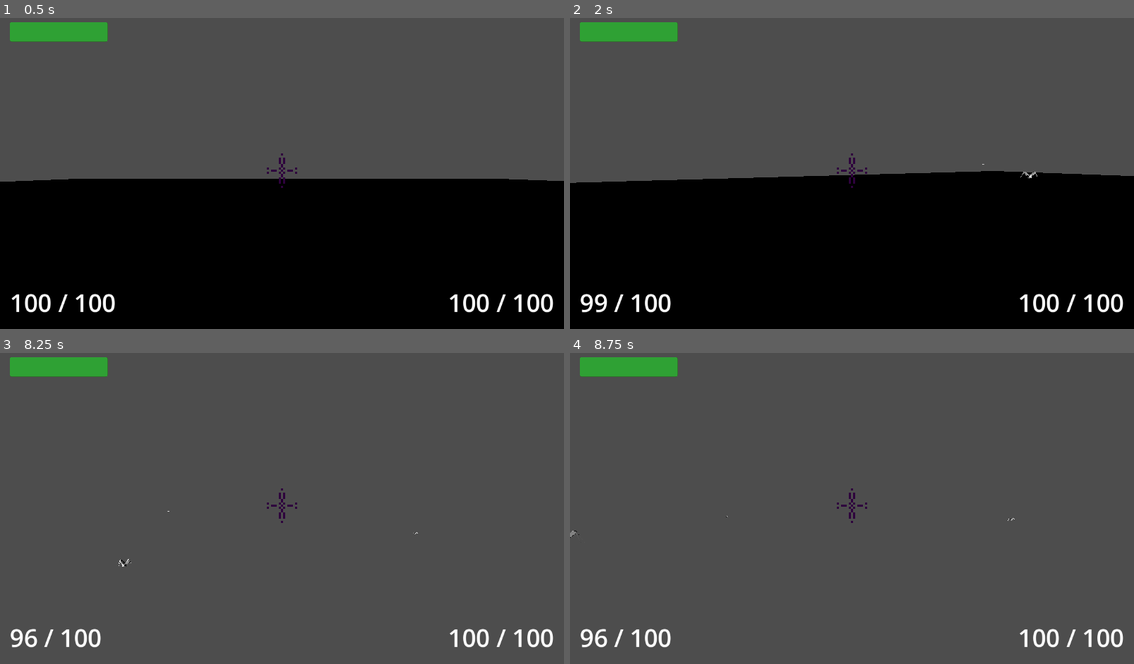
Above: before the commit, frames 1-4 (two rows, left to right).
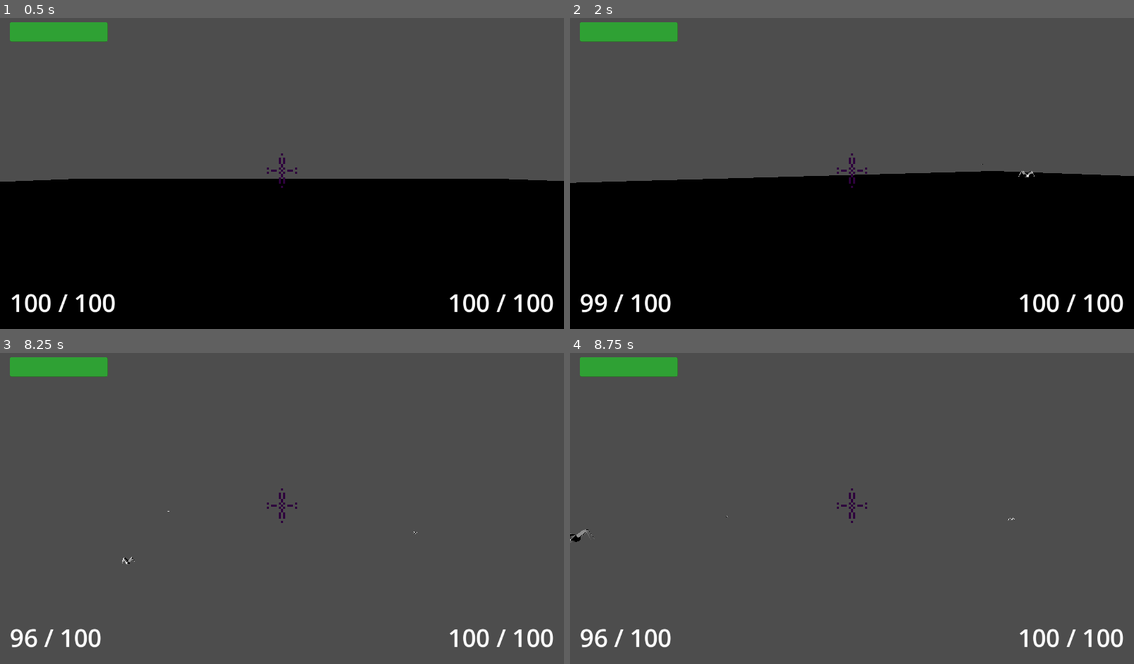
Above: after the commit, the same moments.

Repository: Bubullzz/CodeName-MegaKill
Game: Godot game, scene res://scenes/base.tscn
The game is run twice, just before and just after one commit, with the same random seed, the same clock (stepped at 60 frames per second) and the same inputs.
Inputs (mouse positions are in pixels of both pictures, inside the frame that each line leads up to):
- Up to frame 1 (0.5 s): no input
- Up to frame 2 (2 s): tap Enter at 0.5 s; move the mouse to (846, 176) at 0.52 s; hold 0 0.53-1.28 s; hold Up (ui_up) from 0.53 s (still down); click (846, 176) at 0.67 s; tap Space (jump) at 0.77, 1.52 s; move the mouse to (891, 173) at 1.27 s; tap 1 at 1.35 s
- Up to frame 3 (8.25 s): move the mouse to (236, 502) at 2.02 s; hold 0 2.03-2.78 s; move the mouse to (287, 505) at 2.77 s; release Up (ui_up) at 2.78 s; hold Left (ui_left) 2.78-3.53 s; tap 1 every 1.5 s from 2.85 to 7.35 s; click (287, 505) at 2.92 s; tap Space (jump) at 3.02, 3.77, 4.52, 5, 6.02, 6.77, 7.25, 7.52 s; move the mouse to (259, 499) at 3.52 s; hold 0 3.53-4.28 s; hold Up (ui_up) 3.53-5.78 s; move the mouse to (310, 505) at 4.27 s; move the mouse to (253, 508) at 5.02 s; hold 0 5.03-5.78 s; click (253, 508) at 5.17 s; tap Enter at 5.75, 8 s; move the mouse to (293, 499) at 5.77 s; hold Right (ui_right) 5.78-6.53 s; move the mouse to (276, 511) at 6.52 s; hold 0 6.53-7.28 s; hold Up (ui_up) from 6.53 s (still down); move the mouse to (321, 508) at 7.27 s; click (321, 508) at 7.42 s; move the mouse to (236, 502) at 8.02 s; hold 0 from 8.03 s (still down)
- Up to frame 4 (8.75 s): keep holding Up (ui_up); keep holding 0

Frame 1 is identical in both runs. In frame 2, less than 0.1% of the frame differs, in the area x 72-83%, y 46-52%; in frame 3, less than 0.1%; in frame 4, less than 0.1%, in the area x 0-79%, y 52-61%.

Commit message:
added health componenent and target player component

Diff:
--- /dev/null
+++ b/scenes/components/health_component.tscn
@@ -0,0 +1,6 @@
+[gd_scene format=3 uid="uid://6kidyj4l8eoy"]
+
+[ext_resource type="Script" uid="uid://bd74ox5l6shpo" path="res://scripts/health_component.gd" id="1_2wcl1"]
+
+[node name="HealthComponent" type="Node" unique_id=1129988656]
+script = ExtResource("1_2wcl1")
--- /dev/null
+++ b/scenes/components/target_player_component.tscn
@@ -0,0 +1,6 @@
+[gd_scene format=3 uid="uid://b21j6hh7458a3"]
+
+[ext_resource type="Script" uid="uid://dmods3rgsrwlj" path="res://scripts/target_player_component.gd" id="1_6paw2"]
+
+[node name="TargetPlayerComponent" type="Node3D" unique_id=739288033]
+script = ExtResource("1_6paw2")
--- a/scenes/goon.tscn
+++ b/scenes/goon.tscn
@@ -5,6 +5,8 @@
 [ext_resource type="Script" uid="uid://7816wniw5cle" path="res://scripts/weakspot_hurtbox.gd" id="3_xrt3b"]
 [ext_resource type="PackedScene" uid="uid://cwmysuopjcerq" path="res://assets/Spider_incroyable.glb" id="4_lvo0j"]
 [ext_resource type="Script" uid="uid://suy82x121iat" path="res://scripts/move_component.gd" id="5_ovaai"]
+[ext_resource type="Script" uid="uid://bd74ox5l6shpo" path="res://scripts/health_component.gd" id="6_23mmg"]
+[ext_resource type="PackedScene" uid="uid://b21j6hh7458a3" path="res://scenes/components/target_player_component.tscn" id="7_23mmg"]
 
 [sub_resource type="BoxShape3D" id="BoxShape3D_32l3e"]
 
@@ -52,3 +54,10 @@
 script = ExtResource("5_ovaai")
 body = NodePath("..")
 metadata/_custom_type_script = "uid://suy82x121iat"
+
+[node name="HealthComponent" type="Node" parent="." unique_id=1751233331]
+script = ExtResource("6_23mmg")
+metadata/_custom_type_script = "uid://bd74ox5l6shpo"
+
+[node name="TargetPlayerComponent" parent="." unique_id=739288033 instance=ExtResource("7_23mmg")]
+transform = Transform3D(-4.371139e-08, 0, -1, 0, 1, 0, 1, 0, -4.371139e-08, 0, 0, 0)
--- a/scripts/goon.gd
+++ b/scripts/goon.gd
@@ -2,15 +2,19 @@
 
 class_name Goon
 
-var move_speed = 10.
-var health = 40
-var target: CharacterBody3D = null
+@onready var move_component: MoveComponent = $MoveComponent
+@onready var health_component: HealthComponent = $HealthComponent
+@onready var target_player_component: TargetPlayerComponent = $TargetPlayerComponent
+
 @export var damage = 10
-@onready var move_component: MoveComponent = $MoveComponent
+var direction_to_player := Vector3(0.,0.,0.)
 
 func _ready() -> void:
 	$Spider_incroyable/AnimationPlayer.play("ArmatureAction")
 	$Spider_incroyable/AnimationPlayer.speed_scale = 5
+	health_component.died.connect(func(): queue_free())
+	target_player_component.updated_direction \
+		.connect(func(dir: Vector3): direction_to_player = dir.normalized())
 
 static func instantiate() -> Goon:
 	var instance: Goon = preload("res://scenes/goon.tscn").instantiate()
@@ -24,15 +28,10 @@
 	return instance
 
 func hit(w: Weapon):
-	health -= w.damage
-	if health <= 0:
-		queue_free()
+	health_component.damage(w.damage)
 
 func weakspot_hit(w: Weapon):
-	health -= w.damage * 3
-	if health <= 0:
-		queue_free()
+	health_component.damage(w.damage * 3)
 
 func _physics_process(delta: float) -> void:
-	var dir = (Global.player.position - self.position).normalized()
-	move_component.move(Vector2(dir.x, dir.z), delta)
+	move_component.move(Vector2(direction_to_player.x, direction_to_player.z), delta)
--- /dev/null
+++ b/scripts/health_component.gd
@@ -0,0 +1,22 @@
+class_name HealthComponent extends Node
+
+signal health_updated(current: float, max: float)
+signal died
+
+@export var max_health := 100.0
+var current_health := 100.0
+
+func update_health(amount: float):
+	current_health = clamp(current_health + amount, 0.0, max_health)
+	health_updated.emit(current_health, max_health)
+
+func _ready() -> void:
+	current_health = max_health
+
+func damage(amount: float) -> void:
+	update_health(-amount)
+	if current_health == 0.0:
+		died.emit()
+
+func heal(amount: float) -> void:
+	update_health(-amount)
--- /dev/null
+++ b/scripts/target_player_component.gd
@@ -0,0 +1,17 @@
+class_name TargetPlayerComponent extends Node3D
+
+@export var delay_between_updates := .1
+var direction = Vector3(0.,0.,0.)
+signal updated_direction(dir: Vector3)
+
+func update_direction():
+	direction = Global.player.position - self.global_position
+	updated_direction.emit(direction)
+	await get_tree().create_timer(delay_between_updates).timeout
+	print(direction)
+	print("player ", Global.player.position)
+	print("me ", self.position)
+	update_direction()
+
+func _ready():
+	update_direction()
Renamed: scenes/move_component.tscn -> scenes/components/move_component.tscn
Not shown, added: scripts/health_component.gd.uid
Not shown, added: scripts/target_player_component.gd.uid
